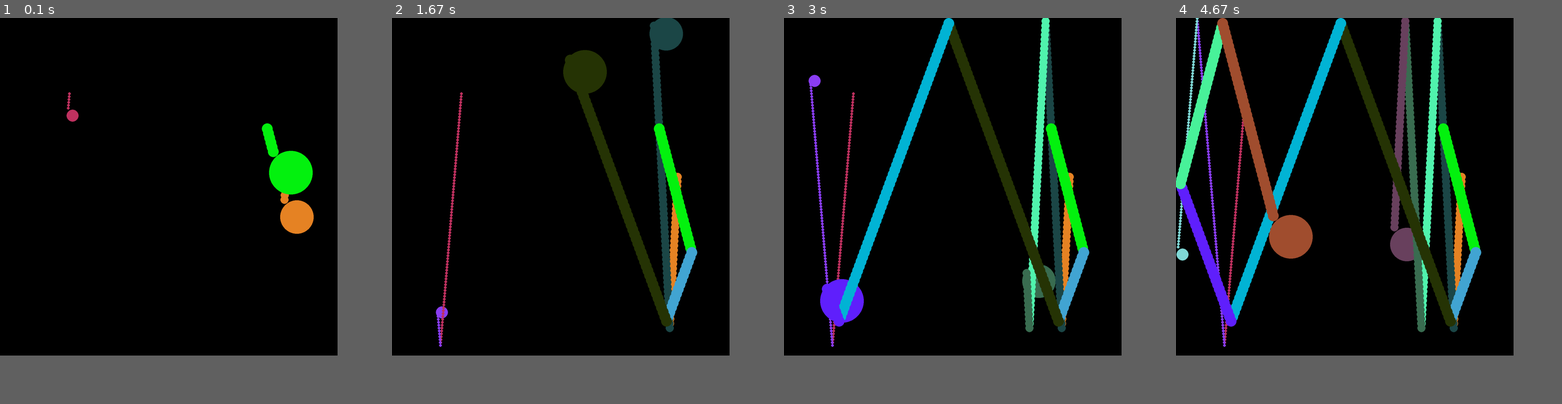
Above: before the commit, frames 1-4 (left to right).
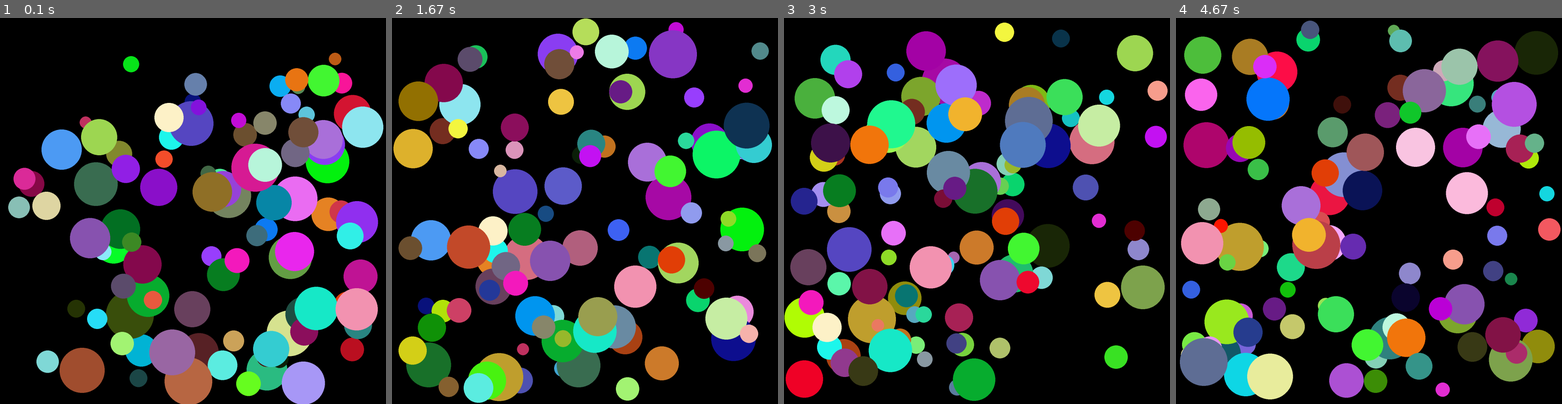
Above: after the commit, the same moments.

Repository: asboyer/python-lessons
Game: pygame game, started from projects/ball/ball.py
The game is run twice, just before and just after one commit, with the same random seed, the same clock (stepped at 60 frames per second) and the same inputs.
Inputs:
- Up to frame 1 (0.1 s): no input
- Up to frame 2 (1.67 s): no input
- Up to frame 3 (3 s): no input
- Up to frame 4 (4.67 s): no input
In our replay, the window is 787x787 before the commit and 900x900 after it. These sizes can differ from the game's own. Grey fills any space a smaller window leaves; there, only what the larger window draws over its background counts as a difference.

The runs differ from the first frame. In frame 1, 39% of the frame differs, in the area x 2-100%, y 9-100%; in frame 2, 44%; in frame 3, 46%; in frame 4, 52%, in the area x 0-100%, y 0-99%.

Commit message:
ball monday

Diff:
--- a/projects/ball/ball.py
+++ b/projects/ball/ball.py
@@ -143,11 +143,11 @@
 
 # main game variables
 bg_color = BLACK
-screen_width = 1400
-
-ball_amount = 3
-
-max_v = 20
+screen_width = 1600
+
+ball_amount = 100
+
+max_v = 10
 min_radius = 50
 max_radius = 200
 
@@ -179,7 +179,7 @@
                 ball_y,
                 ball_xv,
                 ball_yv,
-                True,
+                False,
                 True
                 )
     return ball
@@ -201,7 +201,7 @@
     for i in range(len(ball_list)):
         ball_list[i].move()
     for i in range(len(ball_list)):
-        if ball_list[i].get_wh() > 10:
+        if ball_list[i].get_wh() > 14:
             ball_list = balls([])
     pygame.display.update()
     clock.tick(60)
